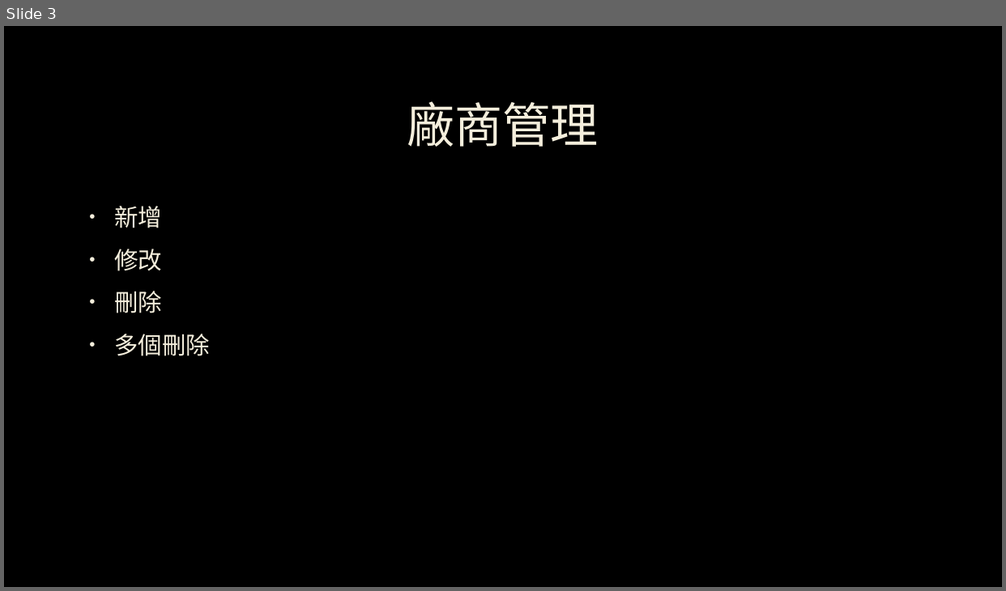
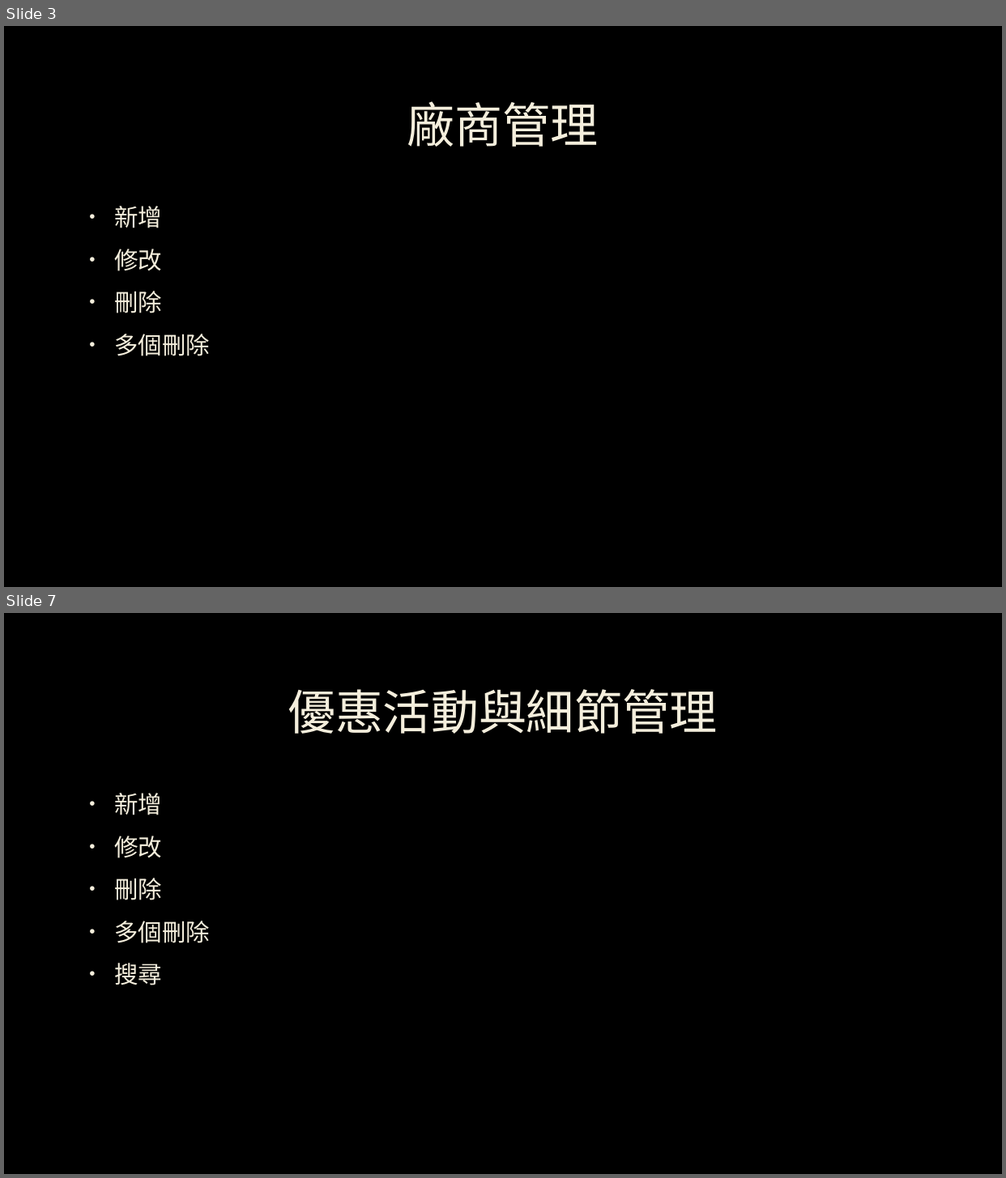
Before and after one commit to ronny1020/Online-Coffee-Store, a slide deck: ppt/Kilimanjaro.pptx. Shown one above the other, each under a label of ours: slide 3 before the commit, slides 3 and 7 after it; the slides between them are not shown. The pictures are 1006x591 and 1006x1178 pixels, drawn with LibreOffice and Linux fonts; fonts in the diff are those of the drawing; background and template pictures are left out. Boxes give left, top, right and bottom in pixels: in the first picture for what was removed or moved away, otherwise in the second. Text is boxed around its words. In the diff, an @@ line names an element or a change of style, - is before the commit and + after.

Commit message:
新增ppt和修正資料修改系統

```diff
--- a/ppt/Kilimanjaro.pptx
+++ b/ppt/Kilimanjaro.pptx
@@ slide 7 added at box(4, 613, 1002, 1174), background picture (left out) @@
@@ title added at box(288, 689, 718, 734), 46 pt, text #F4EEDC @@
+優惠活動與細節管理
@@ text added at box(114, 793, 210, 986), 23 pt, text #F4EEDC @@
+• 新增
+• 修改
+• 刪除
+• 多個刪除
+• 搜尋
```
Also in this commit, not shown: 3 other slides added, 1 other file.
